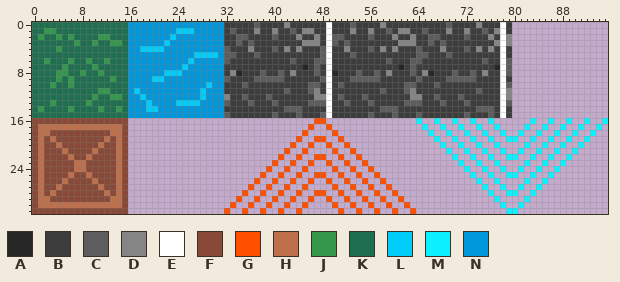
One commit to this sprite sheet: assets/map/tilemap.png. The picture above was drawn from the file before the commit.
The file is 96x32 pixels.
Palette (. is transparent): A #272727  B #3d3d3d  C #5d5d5d  D #858585  E #ffffff  F #8a4836  G #ff5000  H #bf6f4a  J #33984b  K #1e6f50  L #00cdf9  M #0cf1ff  N #0098dc
Pixels before (only the part around the change), first column x 5:
12 KKKKKJKKJJKNNLNNNNNNNNNLNNNDBBCBBBCBB
13 KKKKJKKKKKKNNNLNNNNLLLLNNNNCBBBCBBBCB
14 KJKKKKJKKJKNNNLLNNNNNNNNNNNBBBBBBBBBB
15 KKKKKKKKKKKNNNNNNNNNNNNNNNNCBBBBBBBCB
16 FFFFFFFFFFF..........................
17 HHHHHHHHHHF..........................
18 FFFFFFFFHHF..........................
19 FFFFFFFHFHF..........................
20 FFFFFFHFFHF..........................
21 HFFFFHFFFHF..........................
22 FHFFHFFFFHF.........................G
23 FFHHFFFFFHF........................G.
24 FFHHFFFFFHF.......................G..
25 FHFFHFFFFHF......................G..G
26 HFFFFHFFFHF.....................G..G.
27 FFFFFFHFFHF....................G..G..
28 FFFFFFFHFHF...................G..G..G
29 FFFFFFFFHHF..................G..G..G.
30 HHHHHHHHHHF.................G..G..G..
31 FFFFFFFFFFF................G..G..G..G
The result:
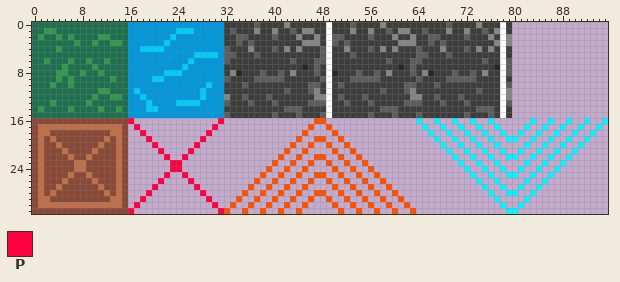
Colours new in this view: P #ff0040
Edits made:
Changed rows in their new state; - is an unchanged pixel.
first column x 16:
16 P--------------P
17 -P------------P-
18 --P----------P--
19 ---P--------P---
20 ----P------P----
21 -----P----P-----
22 ------P--P------
23 -------PP-------
24 -------PP-------
25 ------P--P------
26 -----P----P-----
27 ----P------P----
28 ---P--------P---
29 --P----------P--
30 -P------------P-
31 P--------------P
Boxes around the changes in both pictures, in picture pixels (x1, y1, x2, y2):
added: (128, 118, 224, 214)
